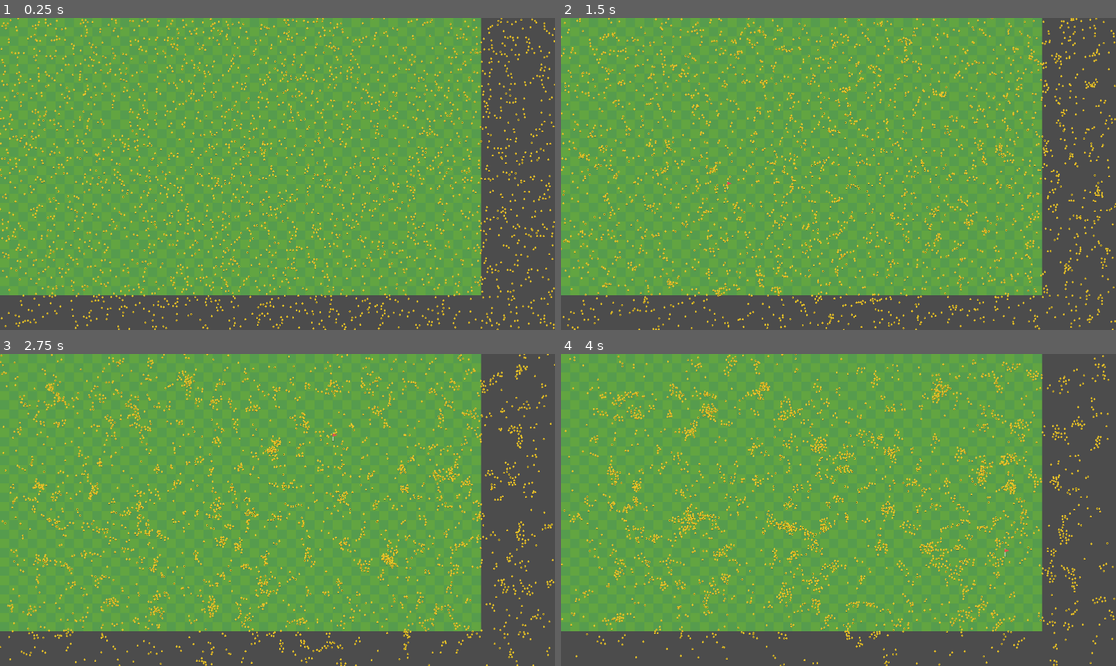
Above: before the commit, frames 1-4 (two rows, left to right).
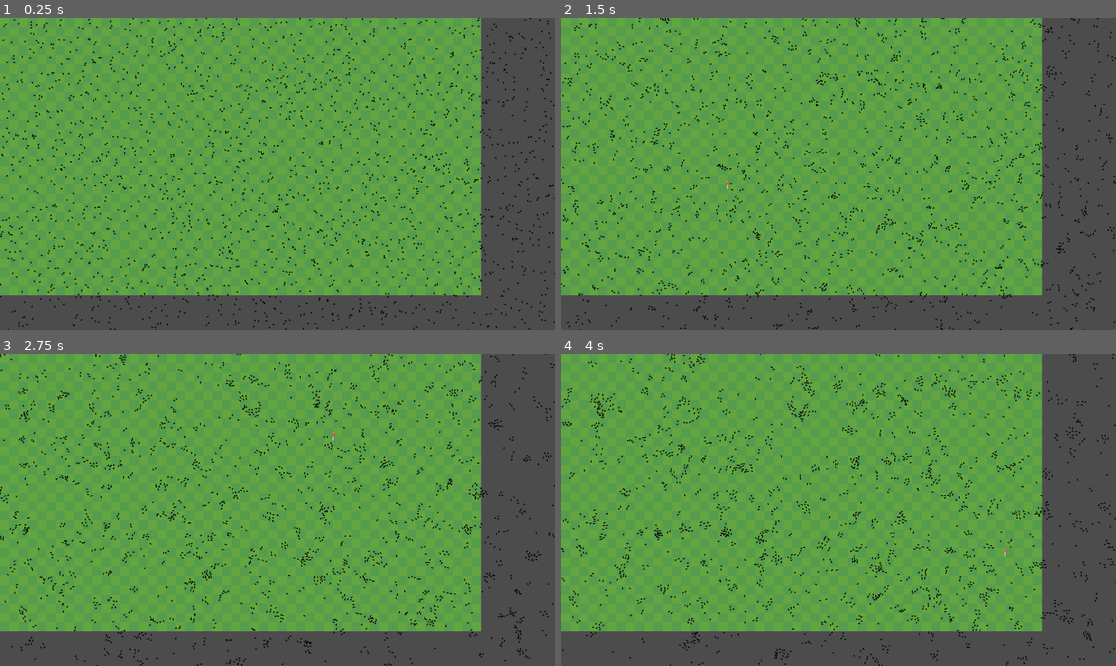
Above: after the commit, the same moments.

Repository: kyrick/godot-boids-acceleration-structure
Game: Godot game, scene res://Levels/RandomSpawn/RandomSpawn.tscn
Two runs of this game, one before a commit and one after it. Both use one fixed random seed, a clock stepped at 60 frames per second and the inputs below. The project has no main scene, so this scene is started directly.
Inputs (mouse positions are in pixels of both pictures, inside the frame that each line leads up to):
- Up to frame 1 (0.25 s): no input
- Up to frame 2 (1.5 s): move the mouse to (960, 158) at 0.52 s; click (960, 158) at 0.67 s; move the mouse to (727, 189) at 1.27 s; click (727, 189) at 1.42 s
- Up to frame 3 (2.75 s): move the mouse to (333, 441) at 2.02 s; click (333, 441) at 2.17 s
- Up to frame 4 (4 s): move the mouse to (810, 572) at 2.77 s; click (810, 572) at 2.92 s; move the mouse to (1005, 556) at 3.52 s; click (1005, 556) at 3.67 s

The runs differ from the first frame. In frame 1, 9.6% of the frame differs, in the area x 0-100%, y 0-100%; in frame 2, 9.4%; in frame 3, 9.3%; in frame 4, 9.4%.

Commit message:
created new boid that shows visual direction

Diff:
--- a/Actors/Bat/Bat.tscn
+++ b/Actors/Bat/Bat.tscn
@@ -33,7 +33,7 @@
 "frames": [ SubResource( 1 ), SubResource( 2 ), SubResource( 3 ), SubResource( 4 ), SubResource( 5 ) ],
 "loop": true,
 "name": "default",
-"speed": 5.0
+"speed": 20.0
 } ]
 
 [node name="Boid" instance=ExtResource( 1 )]
@@ -44,5 +44,5 @@
 [node name="AnimatedSprite" type="AnimatedSprite" parent="." index="1"]
 position = Vector2( 0.0944672, -4.34553 )
 frames = SubResource( 6 )
-frame = 1
+frame = 4
 playing = true
--- a/Actors/Boid/Boid.gd
+++ b/Actors/Boid/Boid.gd
@@ -20,6 +20,7 @@
 
 func _ready():
 	randomize()
+	_velocity = Vector2(rand_range(-1, 1), rand_range(-1, 1)).normalized() * max_speed
 	_mouse_target = get_random_target()
 
 
@@ -37,7 +38,6 @@
 
 
 func _physics_process(delta):
-
 
 	var scaled_point = _accel_struct.scale_point(position)
 	var flock = _accel_struct.get_bodies(scaled_point, _velocity)
--- a/Actors/Boid/Boid.tscn
+++ b/Actors/Boid/Boid.tscn
@@ -1,6 +1,6 @@
 [gd_scene load_steps=3 format=2]
 
-[ext_resource path="res://Actors/Boid/sprites/Chick_Down.png" type="Texture" id=1]
+[ext_resource path="res://Actors/Boid/sprites/Chick_Down_Medium.png" type="Texture" id=1]
 [ext_resource path="res://Actors/Boid/Boid.gd" type="Script" id=2]
 
 [node name="Boid" type="Node2D" groups=[
@@ -16,6 +16,5 @@
 avoid_distance = 10.0
 
 [node name="Chicken" type="Sprite" parent="."]
-position = Vector2( 0.0284538, -0.238901 )
-scale = Vector2( 0.1, 0.1 )
+position = Vector2( 0, -0.902754 )
 texture = ExtResource( 1 )
--- /dev/null
+++ b/Actors/Crow/Crow.gd
@@ -0,0 +1,4 @@
+extends "res://Actors/Boid/Boid.gd"
+
+func _process(_delta):
+	look_at(global_position + _velocity)
--- /dev/null
+++ b/Actors/Crow/Crow.tscn
@@ -0,0 +1,23 @@
+[gd_scene load_steps=3 format=2]
+
+[ext_resource path="res://Actors/Crow/Crow.gd" type="Script" id=1]
+[ext_resource path="res://Actors/Crow/sprites/arrow.png" type="Texture" id=2]
+
+[node name="Crow" type="Node2D"]
+script = ExtResource( 1 )
+__meta__ = {
+"_editor_description_": ""
+}
+max_speed = 50.0
+mouse_follow_force = 0.01
+cohesion_force = 0.2
+algin_force = 0.5
+separation_force = 0.2
+view_distance = 20.0
+avoid_distance = 10.0
+
+[node name="Sprite" type="Sprite" parent="."]
+position = Vector2( 0.789982, 1.79621e-13 )
+rotation = 1.57079
+scale = Vector2( 0.4, 0.4 )
+texture = ExtResource( 2 )
--- a/Levels/RandomSpawn/RandomSpawn.tscn
+++ b/Levels/RandomSpawn/RandomSpawn.tscn
@@ -1,13 +1,13 @@
 [gd_scene load_steps=5 format=2]
 
 [ext_resource path="res://Levels/common/GroundTileSet.tres" type="TileSet" id=1]
-[ext_resource path="res://Actors/Boid/Boid.tscn" type="PackedScene" id=2]
+[ext_resource path="res://Actors/Crow/Crow.tscn" type="PackedScene" id=2]
 [ext_resource path="res://Actors/MarkerFlag/MarkerFlag.tscn" type="PackedScene" id=3]
 [ext_resource path="res://Levels/RandomSpawn/RandomSpawn.gd" type="Script" id=4]
 
 [node name="RandomChickens" type="Node2D"]
 script = ExtResource( 4 )
-boids = 3000
+boids = 2000
 Boid = ExtResource( 2 )
 
 [node name="TileMap" type="TileMap" parent="."]
Binary file added: Actors/Boid/sprites/Chick_Down_Medium.png
Not shown, added: Actors/Boid/sprites/Chick_Down_Medium.png.import
Binary file added: Actors/Boid/sprites/Chick_Down_Small.png
Not shown, added: Actors/Boid/sprites/Chick_Down_Small.png.import
Binary file added: Actors/Crow/sprites/arrow.png
Not shown, added: Actors/Crow/sprites/arrow.png.import
Binary file added: Actors/Crow/sprites/birds.png
Not shown, added: Actors/Crow/sprites/birds.png.import
